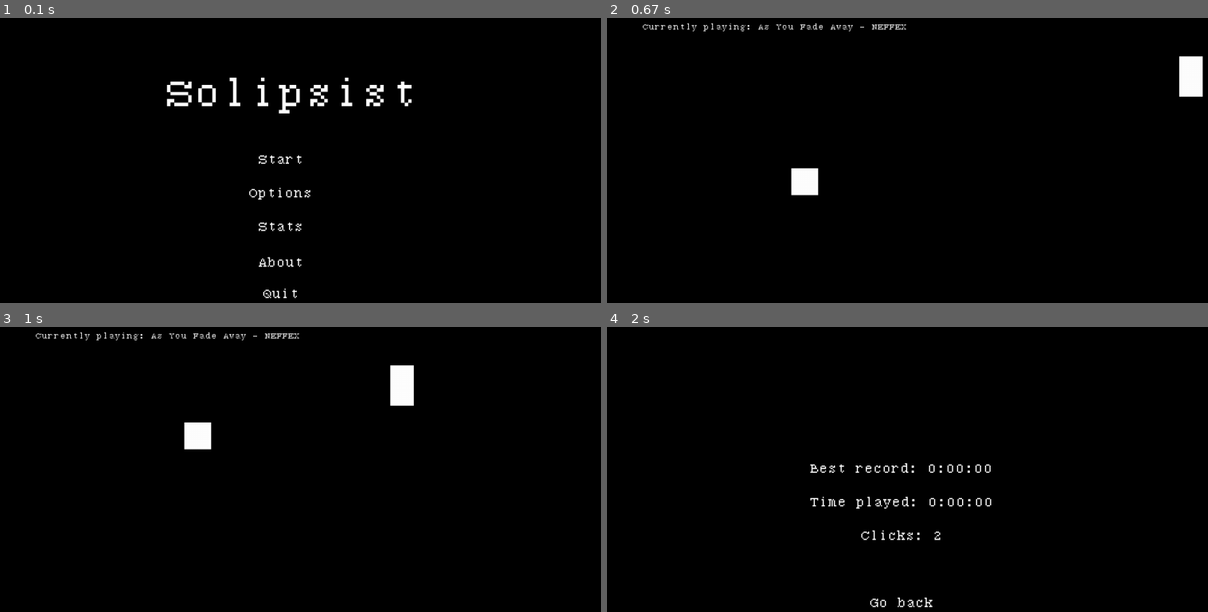
Above: before the commit, frames 1-4 (two rows, left to right).
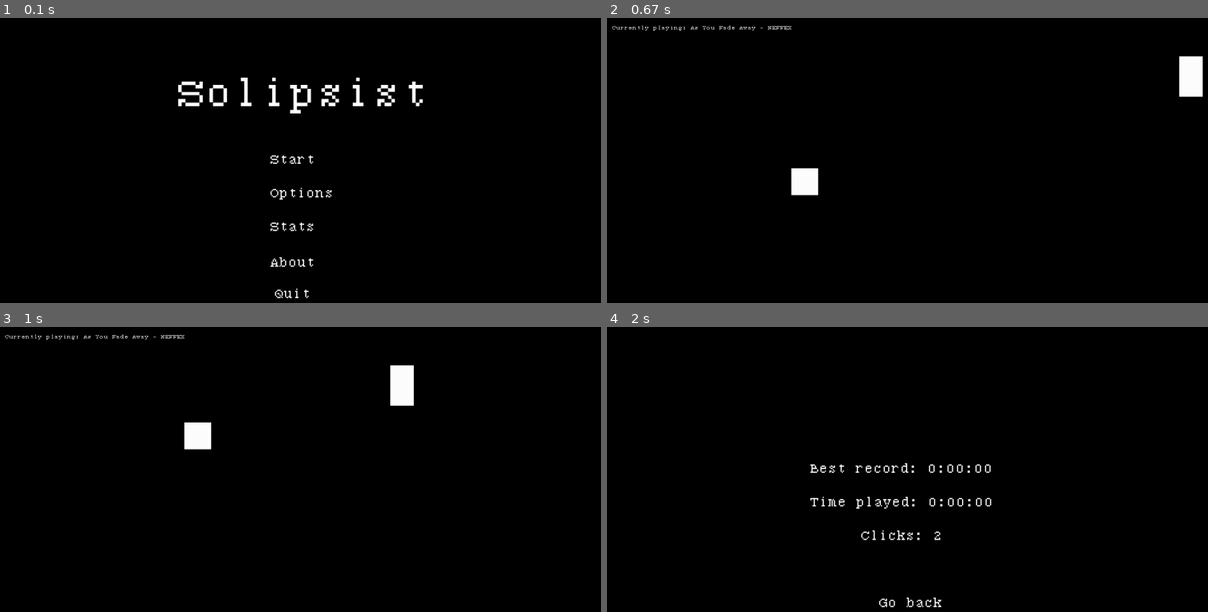
Above: after the commit, the same moments.

Repository: Vazno/Solipsist
Game: pygame game, started from solipsist/main.py
The game is run twice, just before and just after one commit, with the same random seed, the same clock (stepped at 60 frames per second) and the same inputs.
Inputs (mouse positions are in pixels of both pictures, inside the frame that each line leads up to):
- Up to frame 1 (0.1 s): no input
- Up to frame 2 (0.67 s): click "Start" at 0.38 s
- Up to frame 3 (1 s): click (132, 526) at 0.72 s
- Up to frame 4 (2 s): click (outside the picture) at 1.05 s; click (991, 557) at 1.38 s; click "Stats" at 1.72 s

The runs differ from the first frame. In frame 1, 2.9% of the frame differs, in the area x 27-71%, y 20-99%; in frame 2, 0.5%; in frame 3, 0.5%; in frame 4, 0.2%.

Commit message:
Fixed hitboxes for buttons #20

Diff:
--- a/solipsist/main.py
+++ b/solipsist/main.py
@@ -15,39 +15,33 @@
 
     solipsist_button = Button(
         "Solipsist",
-        (WINDOW_WIDTH / 2.6, WINDOW_HEIGHT / 10),
-        (WINDOW_WIDTH / 5, WINDOW_HEIGHT / 5),
-        False,
+        (WINDOW_WIDTH / 2.5, WINDOW_HEIGHT / 10),
+        (WINDOW_WIDTH / 5, WINDOW_HEIGHT / 5)
     )
     start_button = Button(
         "Start",
         (WINDOW_WIDTH / 2.3, WINDOW_HEIGHT / 3),
-        (WINDOW_WIDTH / 15, WINDOW_HEIGHT / 15),
-        False,
+        (WINDOW_WIDTH / 10, WINDOW_HEIGHT / 15)
     )
     options_button = Button(
         "Options",
         (WINDOW_WIDTH / 2.3, WINDOW_HEIGHT / 2.4),
-        (WINDOW_WIDTH / 15, WINDOW_HEIGHT / 15),
-        False,
+        (WINDOW_WIDTH / 8, WINDOW_HEIGHT / 15)
     )
     stats_button = Button(
         "Stats",
         (WINDOW_WIDTH / 2.3, WINDOW_HEIGHT / 2),
-        (WINDOW_WIDTH / 15, WINDOW_HEIGHT / 15),
-        False,
+        (WINDOW_WIDTH / 10, WINDOW_HEIGHT / 15)
     )
     about_button = Button(
         "About",
         (WINDOW_WIDTH / 2.3, WINDOW_HEIGHT / 1.70),
-        (WINDOW_WIDTH / 15, WINDOW_HEIGHT / 15),
-        False,
+        (WINDOW_WIDTH / 10, WINDOW_HEIGHT / 15)
     )
     quit_button = Button(
         "Quit",
         (WINDOW_WIDTH / 2.3, WINDOW_HEIGHT / 1.5),
-        (WINDOW_WIDTH / 15, WINDOW_HEIGHT / 15),
-        False,
+        (WINDOW_WIDTH / 10, WINDOW_HEIGHT / 15)
     )
 
     run = True
--- a/solipsist/music.py
+++ b/solipsist/music.py
@@ -3,6 +3,7 @@
 from random import choice
 
 from utils import debounce, resource_path
+from pygame_utils import Button
 from GSS import GameStatus
 from GSS import j
 from GSS import SCREEN
@@ -16,16 +17,9 @@
 
     @classmethod
     def make_description(cls):
-        _font = pygame.font.Font(
-            resource_path(j["graphic"]["FONT"]), int(WINDOW_WIDTH / 60)
-        )
-        music_text = _font.render(
-            f"Currently playing: {cls.current_music_name.split('.')[0].replace(resource_path(j['music']['DEFAULT_MUSIC_FOLDER']), '')}",
-            True,
-            j["graphic"]["FONT_COLOR"],
-        )
-        SCREEN.blit(music_text, (int(WINDOW_WIDTH / 8), int(WINDOW_HEIGHT / 40)))
-
+        music_text = Button(f"Currently playing: {cls.current_music_name.split('.')[0].replace(resource_path(j['music']['DEFAULT_MUSIC_FOLDER']), '')}",
+        (int(WINDOW_WIDTH / 5), int(WINDOW_HEIGHT / 40)), (int(WINDOW_WIDTH / 60), int(WINDOW_WIDTH / 60)))
+        music_text.draw_it(SCREEN)
     @classmethod
     def pick_random_music(cls):
         all_music = []
--- a/solipsist/pygame_utils.py
+++ b/solipsist/pygame_utils.py
@@ -14,7 +14,7 @@
 
 class Button:
     def __init__(
-        self, text: str, position: Tuple, size: Tuple = (200, 50), outline: bool = True
+        self, text: str, position: Tuple, size: Tuple = (200, 50), outline: bool = False
     ) -> None:
         self.position = position
         self.size = size
--- a/solipsist/widget_loops/about.py
+++ b/solipsist/widget_loops/about.py
@@ -14,15 +14,13 @@
 def about():
     go_back_button = Button(
         "Go back",
-        (WINDOW_WIDTH / 2.2, WINDOW_HEIGHT / 1.5),
-        (WINDOW_WIDTH / 15, WINDOW_HEIGHT / 15),
-        False,
+        (WINDOW_WIDTH / 3, WINDOW_HEIGHT / 1.5),
+        (WINDOW_WIDTH / 3, WINDOW_HEIGHT / 15)
     )
     description_button = Button(
         j["DESCRIPTION"],
         (WINDOW_WIDTH / 2.2, WINDOW_HEIGHT / 2),
-        (WINDOW_WIDTH / 19, WINDOW_HEIGHT / 19),
-        False,
+        (WINDOW_WIDTH / 10, WINDOW_HEIGHT / 15)
     )
     run = True
     while run:
--- a/solipsist/widget_loops/gameover.py
+++ b/solipsist/widget_loops/gameover.py
@@ -26,20 +26,17 @@
     gameover_button = Button(
         "Gameover",
         (WINDOW_WIDTH / 2.6, WINDOW_HEIGHT / 10),
-        (WINDOW_WIDTH / 5, WINDOW_HEIGHT / 5),
-        False,
+        (WINDOW_WIDTH / 5, WINDOW_HEIGHT / 5)
     )
     clicks_button = Button(
         f"Clicks: {clicks}",
         (WINDOW_WIDTH / 2.2, WINDOW_HEIGHT / 2),
-        (WINDOW_WIDTH / 15, WINDOW_HEIGHT / 15),
-        False,
+        (WINDOW_WIDTH / 15, WINDOW_HEIGHT / 15)
     )
     time_button = Button(
         f"{time_message} {datetime.timedelta(seconds=time_played)}",
         (WINDOW_WIDTH / 2.2, WINDOW_HEIGHT / 2.4),
-        (WINDOW_WIDTH / 15, WINDOW_HEIGHT / 15),
-        False,
+        (WINDOW_WIDTH / 15, WINDOW_HEIGHT / 15)
     )
 
     run = True
--- a/solipsist/widget_loops/options.py
+++ b/solipsist/widget_loops/options.py
@@ -11,67 +11,60 @@
 def options():
     go_back_button = Button(
         "Go back",
-        (WINDOW_WIDTH / 2.2, WINDOW_HEIGHT / 1.5),
-        (WINDOW_WIDTH / 15, WINDOW_HEIGHT / 15),
-        False,
+        (WINDOW_WIDTH / 3, WINDOW_HEIGHT / 1.5),
+        (WINDOW_WIDTH / 3, WINDOW_HEIGHT / 15)
     )
     volume_button = Button(
         f"Music volume: {j['music']['VOLUME']}",
-        (WINDOW_WIDTH / 2.3, WINDOW_HEIGHT / 4),
-        (WINDOW_WIDTH / 15, WINDOW_HEIGHT / 15),
-        False,
+        (WINDOW_WIDTH / 3, WINDOW_HEIGHT / 4),
+        (WINDOW_WIDTH / 3, WINDOW_HEIGHT / 15)
     )
     effect_volume_button = Button(
         f"Effect volume: {j['music']['EFFECT_VOLUME']}",
-        (WINDOW_WIDTH / 2.3, WINDOW_HEIGHT / 4.9),
-        (WINDOW_WIDTH / 15, WINDOW_HEIGHT / 15),
-        False,
+        (WINDOW_WIDTH / 3, WINDOW_HEIGHT / 5.5),
+        (WINDOW_WIDTH / 3, WINDOW_HEIGHT / 15)
     )
     fps_button = Button(
         "FPS:",
-        (WINDOW_WIDTH / 2.6, WINDOW_HEIGHT / 3.05),
-        (WINDOW_WIDTH / 15, WINDOW_HEIGHT / 15),
-        False,
+        (WINDOW_WIDTH / 3, WINDOW_HEIGHT / 3),
+        (WINDOW_WIDTH / 10, WINDOW_HEIGHT / 15)
     )
     full_screen_button = Button(
         f"Full Screen: {j['graphic']['FULL_SCREEN']}",
-        (WINDOW_WIDTH / 2.65, WINDOW_HEIGHT / 2.15),
-        (WINDOW_WIDTH / 15, WINDOW_HEIGHT / 15),
-        False,
+        (WINDOW_WIDTH / 3, WINDOW_HEIGHT / 2.5),
+        (WINDOW_WIDTH / 3, WINDOW_HEIGHT / 15)
     )
     width_button = Button(
         "Width:",
-        (WINDOW_WIDTH / 2.65, WINDOW_HEIGHT / 1.85),
-        (WINDOW_WIDTH / 15, WINDOW_HEIGHT / 15),
-        False,
+        (WINDOW_WIDTH / 3, WINDOW_HEIGHT / 2.1),
+        (WINDOW_WIDTH / 15, WINDOW_HEIGHT / 15)
     )
     height_button = Button(
         "Height:",
-        (WINDOW_WIDTH / 2.69, WINDOW_HEIGHT / 1.69),
-        (WINDOW_WIDTH / 15, WINDOW_HEIGHT / 15),
-        False,
+        (WINDOW_WIDTH / 3, WINDOW_HEIGHT / 1.8),
+        (WINDOW_WIDTH / 15, WINDOW_HEIGHT / 15)
     )
 
     fps_input_box = InputBox(
         WINDOW_WIDTH / 2.1,
-        WINDOW_HEIGHT / 2.9,
+        WINDOW_HEIGHT / 2.92,
         WINDOW_WIDTH / 25,
         WINDOW_HEIGHT / 25,
         str(j["game_settings"]["FPS"]),
     )
     window_width_box = InputBox(
         WINDOW_WIDTH / 2.1,
-        WINDOW_HEIGHT / 1.8,
+        WINDOW_HEIGHT / 2.02,
         WINDOW_WIDTH / 25,
         WINDOW_HEIGHT / 25,
-        str(WINDOW_WIDTH),
+        str(j["graphic"]["resolution"][0]),
     )
     window_height_box = InputBox(
         WINDOW_WIDTH / 2.1,
-        WINDOW_HEIGHT / 1.65,
+        WINDOW_HEIGHT / 1.72,
         WINDOW_WIDTH / 25,
         WINDOW_HEIGHT / 25,
-        str(WINDOW_HEIGHT),
+        str(j["graphic"]["resolution"][1]),
     )
     run = True
     while run:
--- a/solipsist/widget_loops/stats.py
+++ b/solipsist/widget_loops/stats.py
@@ -13,31 +13,28 @@
 
 
 def stats():
-    run = True
+    go_back_button = Button(
+        "Go back",
+        (WINDOW_WIDTH / 3, WINDOW_HEIGHT / 1.5),
+        (WINDOW_WIDTH / 3, WINDOW_HEIGHT / 15)
+    )
     best_record_button = Button(
         f"Best record: {datetime.timedelta(seconds=j['stats']['BEST_RECORD'])}",
         (WINDOW_WIDTH / 2.2, WINDOW_HEIGHT / 3),
-        (WINDOW_WIDTH / 15, WINDOW_HEIGHT / 15),
-        False,
+        (WINDOW_WIDTH / 15, WINDOW_HEIGHT / 15)
     )
-    go_back_button = Button(
-        "Go back",
-        (WINDOW_WIDTH / 2.2, WINDOW_HEIGHT / 1.5),
-        (WINDOW_WIDTH / 15, WINDOW_HEIGHT / 15),
-        False,
-    )
+
     clicks_button = Button(
         f"Clicks: {j['stats']['CLICKS']}",
         (WINDOW_WIDTH / 2.2, WINDOW_HEIGHT / 2),
-        (WINDOW_WIDTH / 15, WINDOW_HEIGHT / 15),
-        False,
+        (WINDOW_WIDTH / 15, WINDOW_HEIGHT / 15)
     )
     time_button = Button(
         f"Time played: {datetime.timedelta(seconds=j['stats']['TIME_PLAYED'])}",
         (WINDOW_WIDTH / 2.2, WINDOW_HEIGHT / 2.4),
-        (WINDOW_WIDTH / 15, WINDOW_HEIGHT / 15),
-        False,
+        (WINDOW_WIDTH / 15, WINDOW_HEIGHT / 15)
     )
+    run = True
     while run:
         SCREEN.fill(j["graphic"]["BACKGROUND"])
         events = pygame.event.get()
